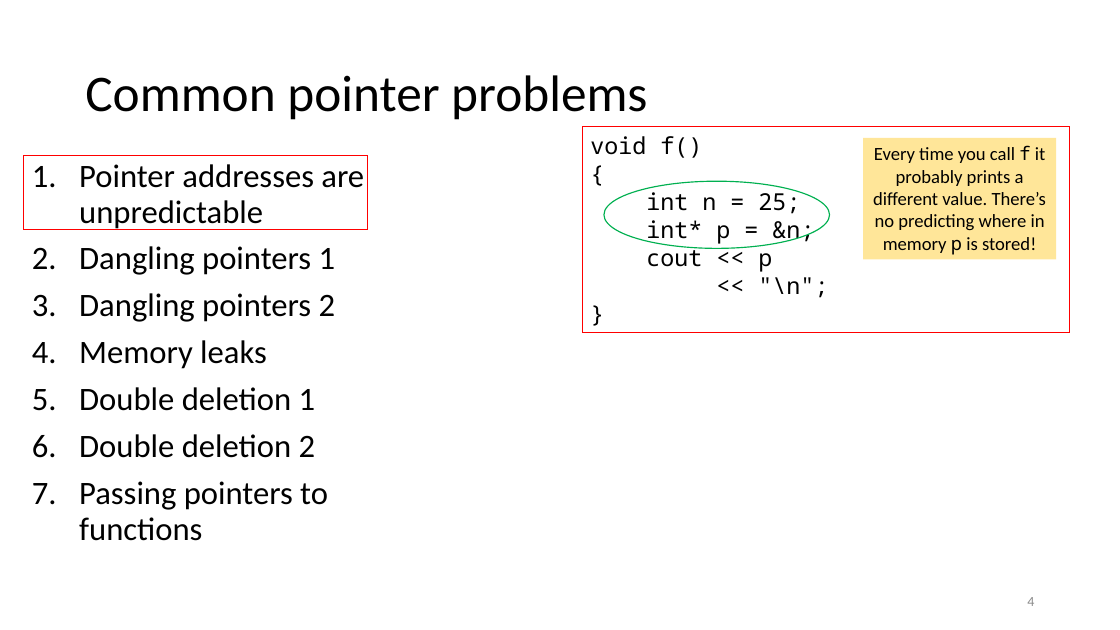
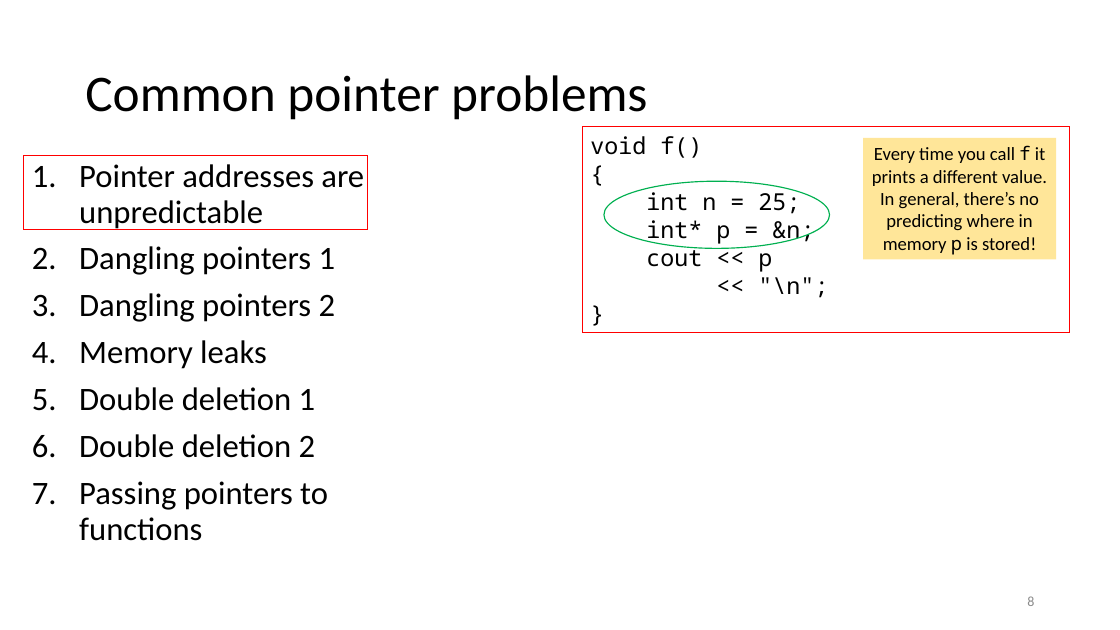
Before and after one commit to tjd1234/cmpt135spring2024, a slide deck: slide 8 of sample_code/week4/week4_cmpt135.pptx (slide 4 before the commit). Drawn at 1120x630 pixels with LibreOffice and Linux fonts; fonts in the diff are those of the drawing. Boxes give left, top, right and bottom in pixels: in the first picture for what was removed or moved away, otherwise in the second. Text is boxed around its words. In the diff, an @@ line names an element or a change of style, - is before the commit and + after.

```diff
--- a/sample_code/week4/week4_cmpt135.pptx
+++ b/sample_code/week4/week4_cmpt135.pptx
@@ text in rectangle at (872, 145, 1047, 255): text changed @@
-Every time you call f it probably prints a different value. There’s no predicting where in memory p is stored!
+Every time you call f it prints a different value. In general, there’s no predicting where in memory p is stored!
@@ page number at (1027, 596, 1034, 606): text changed @@
-4
+8
```
Also in this commit, not shown: 19 other slides changed, 7 slides added, 1 slide removed, 1 other file.
